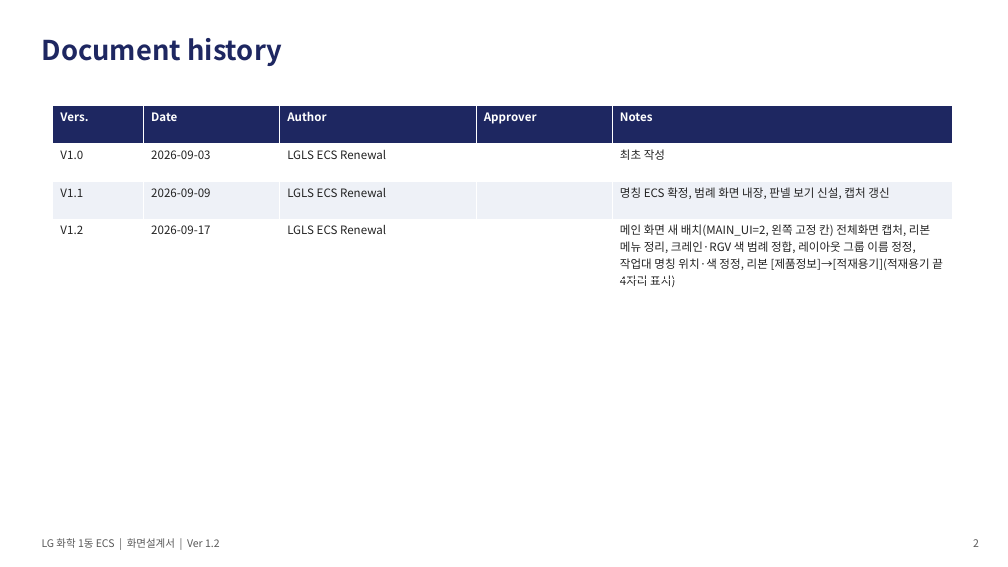
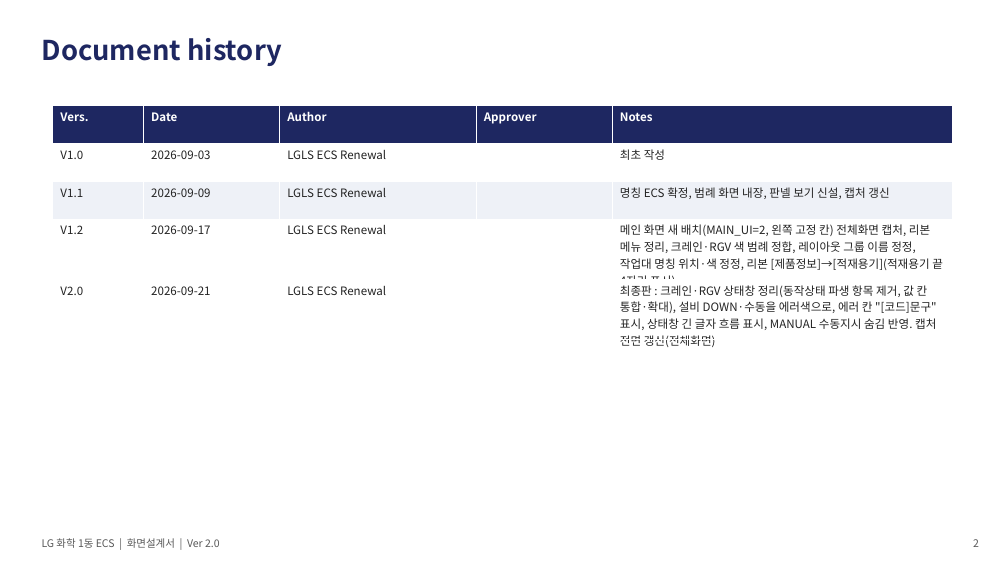
Before and after one commit to yeorijby-coder/LGLS_ALL, a slide deck: slide 2 of docs/산출물_20260921/06_ECS_화면설계서.pptx. Drawn at 1008x567 pixels with LibreOffice and Linux fonts; fonts in the diff are those of the drawing. Boxes give left, top, right and bottom in pixels: in the first picture for what was removed or moved away, otherwise in the second. Text is boxed around its words. In the diff, an @@ line names an element or a change of style, - is before the commit and + after.

```diff
--- a/docs/산출물_20260921/06_ECS_화면설계서.pptx
+++ b/docs/산출물_20260921/06_ECS_화면설계서.pptx
@@ table at bbox=[53, 106, 953, 351] @@
+row 5: V2.0 | 2026-09-21 | LGLS ECS Renewal |  | 최종판 : 크레인·RGV 상태창 정리(동작상태 파생 항목 제거, 값 칸 통합·확대), 설비 DOWN·수동을 에러색으로, 에러 칸 "[코드]문구" 표시, 상태창 긴 글자 흐름 표시, MANUAL 수동지시 숨김 반영. 캡처 전면 갱신(전체화면)
@@ text at bbox=[42, 538, 220, 548]: text changed @@
-LG 화학 1동 ECS | 화면설계서 | Ver 1.2
+LG 화학 1동 ECS | 화면설계서 | Ver 2.0
```
Also in this commit, not shown: 26 other slides changed, 10 other files.
